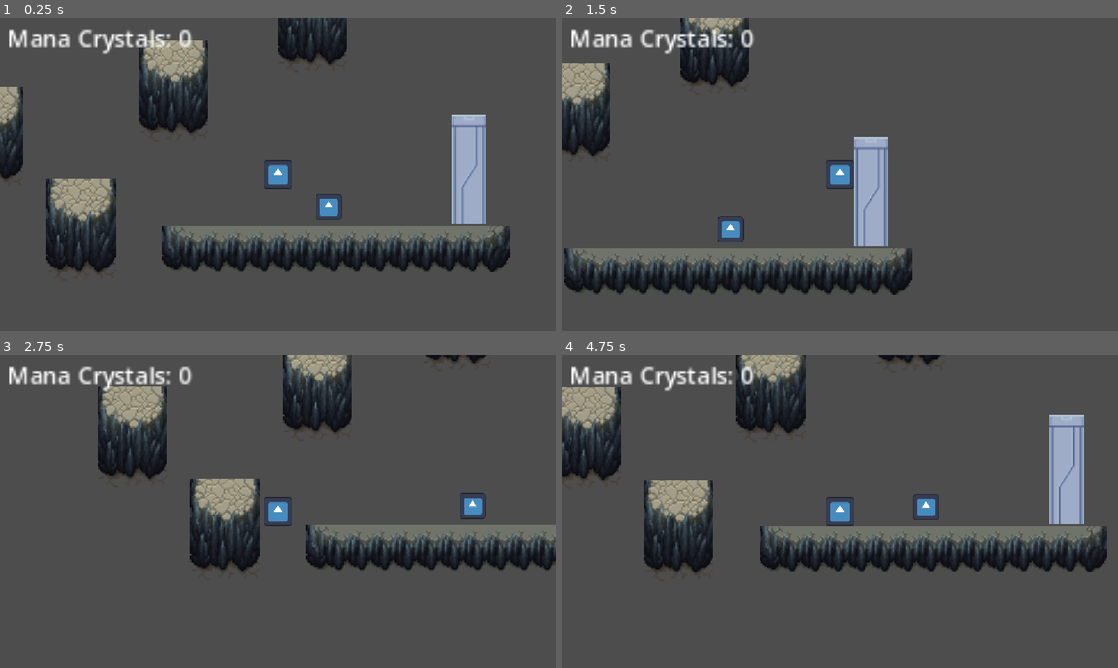
Above: before the commit, frames 1-4 (two rows, left to right).
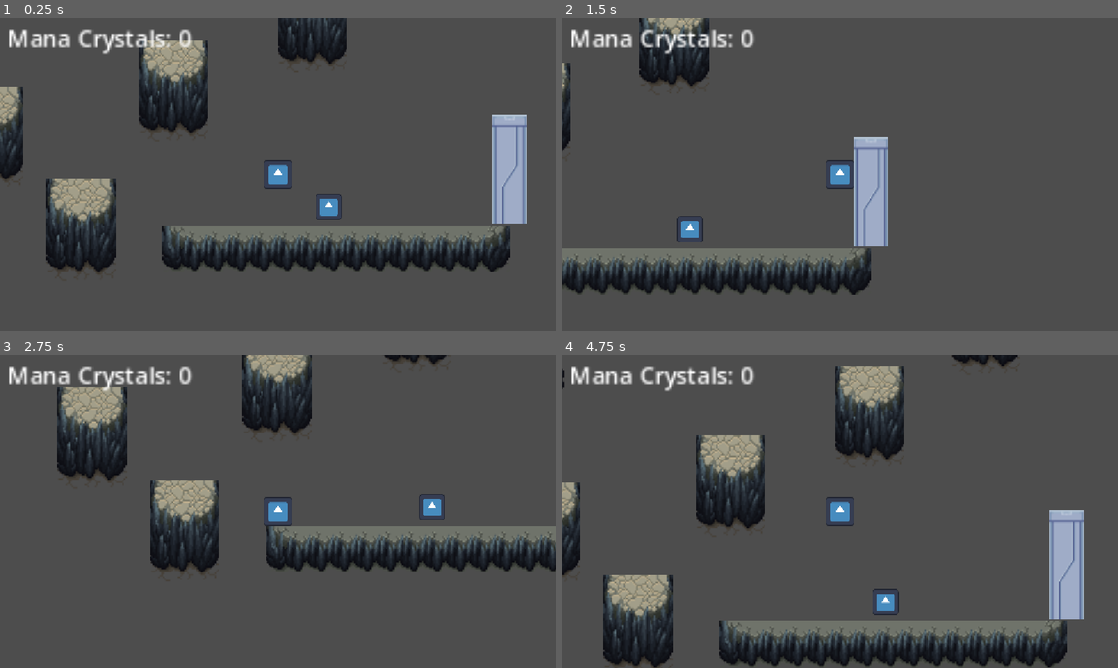
Above: after the commit, the same moments.

Repository: multii-RC/P3_Real_Puzzle
Game: Godot game, scene res://Scenes/world.tscn
The game is run twice, just before and just after one commit, with the same random seed, the same clock (stepped at 60 frames per second) and the same inputs. The engine's default icon, where the game draws it, is replaced by a stand-in: a white triangle on a blue panel in a dark square.
Inputs:
- Up to frame 1 (0.25 s): no input
- Up to frame 2 (1.5 s): hold Right (right) from 0.53 s (still down); tap E (Interact) at 0.6, 1.35 s; tap Up (jump) at 0.77 s
- Up to frame 3 (2.75 s): tap Up (jump) at 1.52 s; tap Enter at 2 s; release Right (right) at 2.03 s; hold Left (left) from 2.03 s (still down); tap E (Interact) at 2.1 s
- Up to frame 4 (4.75 s): release Left (left) at 2.78 s; hold Right (right) 2.78-4.28 s; tap E (Interact) at 2.85, 3.6, 4.35 s; tap Up (jump) at 3.02, 3.77, 4.52 s; hold Left (left) from 4.28 s (still down)

The runs differ from the first frame. In frame 1, 4.3% of the frame differs, in the area x 81-95%, y 30-66%; in frame 2, 8.6%; in frame 3, 16%; in frame 4, 37%, in the area x 0-98%, y 0-100%.

Commit message:
fixed caution symbol on door scene

Diff:
--- a/p-3-real-puzzle/Scenes/door.tscn
+++ b/p-3-real-puzzle/Scenes/door.tscn
@@ -9,7 +9,6 @@
 size = Vector2(10.75, 114.5)
 
 [node name="TriggerZone" type="Area2D" unique_id=531658417]
-position = Vector2(124, 7)
 collision_layer = 8
 collision_mask = 2
 script = ExtResource("2_fahql")
@@ -21,14 +20,13 @@
 offset_bottom = 96.0
 
 [node name="CollisionShape2D2" type="CollisionShape2D" parent="." unique_id=852274593]
-position = Vector2(-28, 43)
+position = Vector2(-19, 44)
 shape = SubResource("RectangleShape2D_8rlfv")
 
 [node name="Door" type="StaticBody2D" parent="." unique_id=134421877]
 collision_mask = 2
 
 [node name="CollisionShape2D" type="CollisionShape2D" parent="Door" unique_id=1407084845]
-position = Vector2(1, -1)
 shape = SubResource("RectangleShape2D_aqk2v")
 
 [node name="Sprite2D" type="Sprite2D" parent="Door/CollisionShape2D" unique_id=2012723194]
--- a/p-3-real-puzzle/Scenes/world.tscn
+++ b/p-3-real-puzzle/Scenes/world.tscn
@@ -1230,6 +1230,7 @@
 tile_set = SubResource("TileSet_nmvex")
 
 [node name="Door" parent="." unique_id=134421877 instance=ExtResource("5_5v1tr")]
+position = Vector2(153, 6)
 doorCost = 3
 
 [node name="ManaCrystal" parent="." unique_id=521529511 instance=ExtResource("7_0fj1v")]
